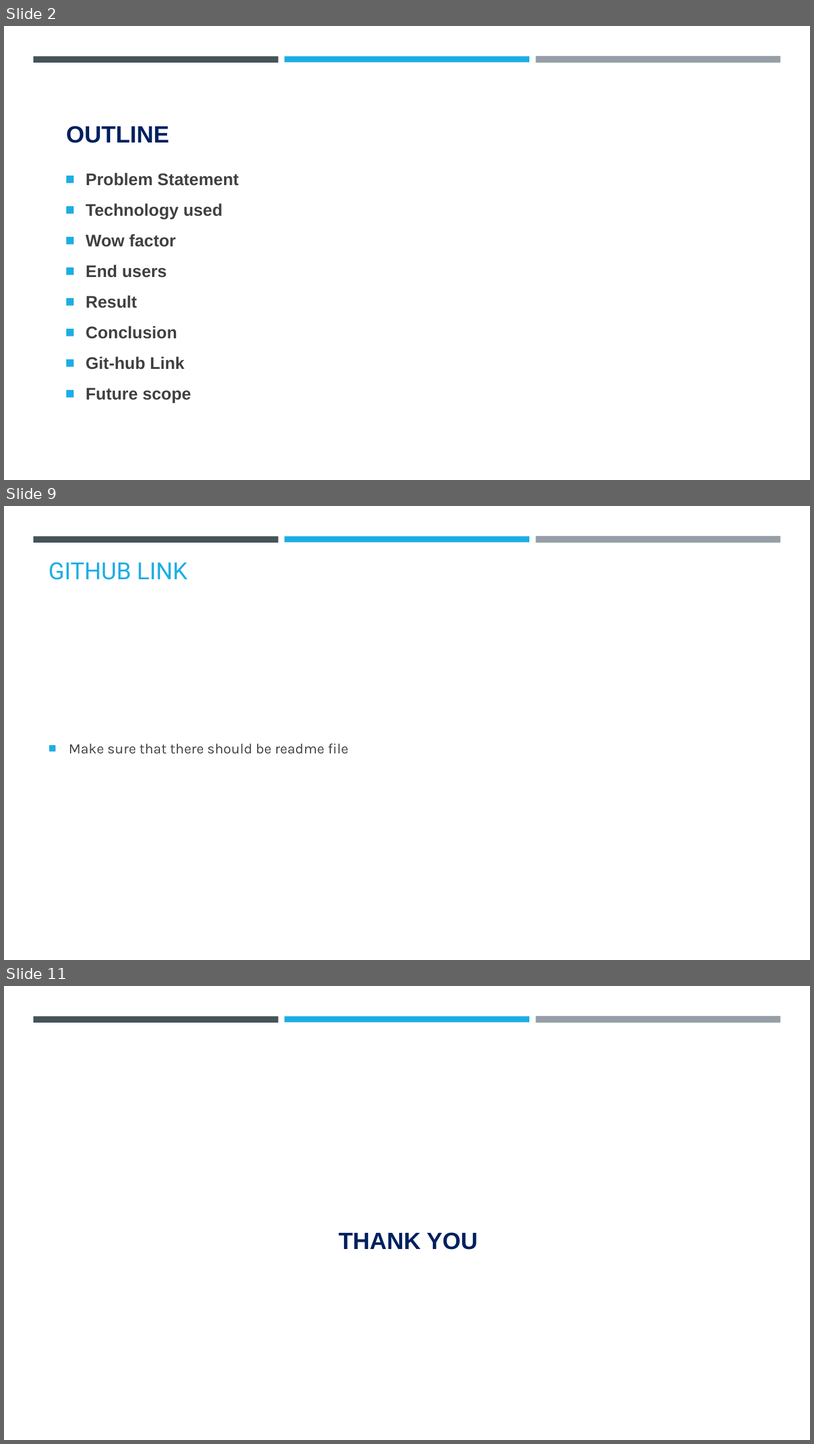
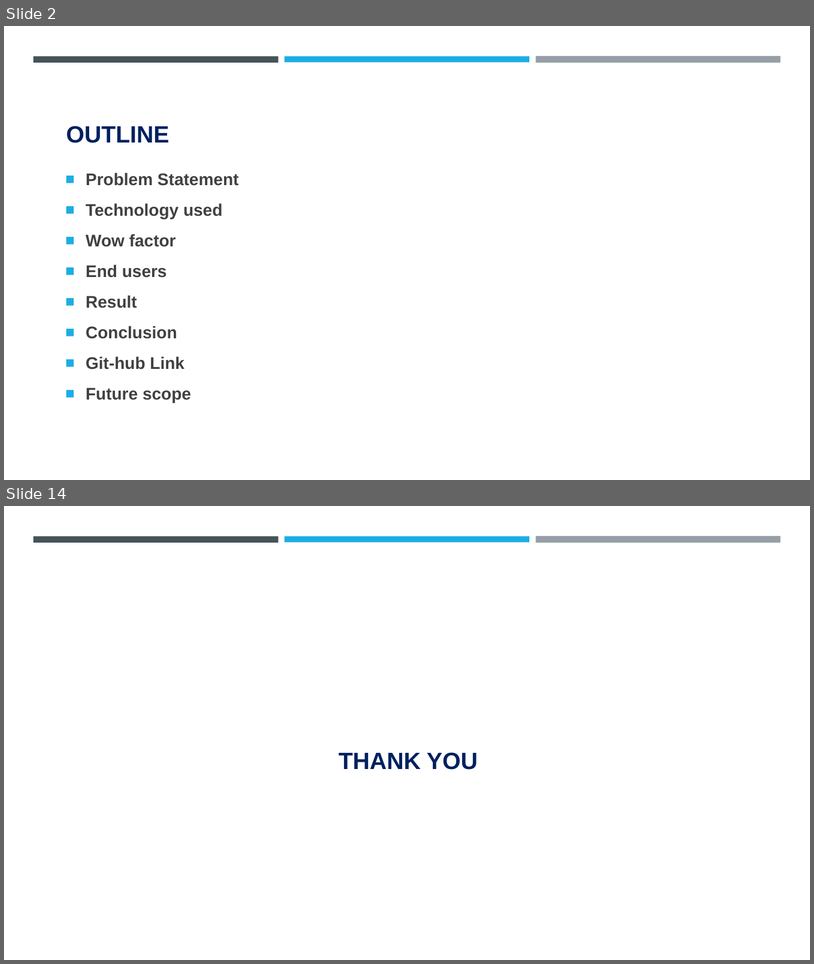
Before and after one commit to AniketDohale/Steganography, a slide deck: AICTE PPT Template.pptx. Shown one above the other, each under a label of ours: slides 2, 9 and 11 before the commit, slides 2 and 14 after it; the slides between them are not shown. The pictures are 814x1444 and 814x964 pixels, drawn with LibreOffice and Linux fonts; fonts in the diff are those of the drawing; background and template pictures are left out. Boxes give left, top, right and bottom in pixels: in the first picture for what was removed or moved away, otherwise in the second. Text is boxed around its words. In the diff, an @@ line names an element or a change of style, - is before the commit and + after.

```diff
--- a/AICTE PPT Template.pptx
+++ b/AICTE PPT Template.pptx
@@ slide 9 removed at [4, 506, 810, 960], background #FFFFFF; not listed: 3 template elements that a slide beside it also shows @@
@@ title removed at [48, 562, 188, 580] @@
-GITHUB LINK
@@ text removed at [69, 743, 348, 754] @@
-■ Make sure that there should be readme file
@@ what was slide 11 is now slide 14 @@
```
Also in this commit, not shown: 1 slide changed, 10 slides added, 6 other slides removed, 5 other files.
